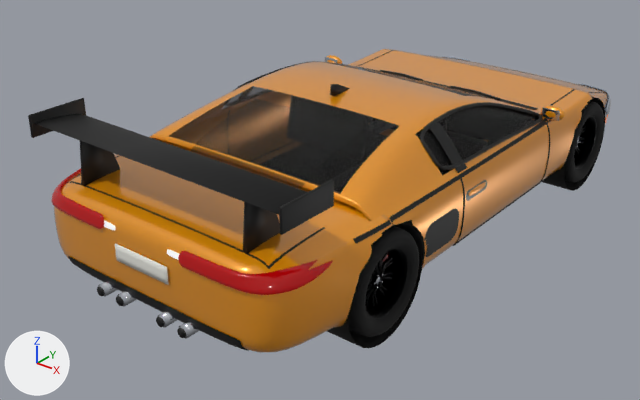
One commit to the glTF model ragdoll-crash-physics/blender/out/SportsCar.glb: the scene before it, then after it.
Before and after are seen from a 50 mm lens placed at (12.06, -17.64, 10.46), pointed at (-0.79, -1.57, 0.5). Lighting does not change. The marker at lower left points along +X, +Y and +Z. The first picture is the older version. Vertices at exactly the same position are counted once.

In view in the first picture: 'SportsCar_Body', 'SportsCar_Lights', 'SportsCar_Trim', 'SportsCar_Wheel2', 'SportsCar_Wheel4' and 1 more.
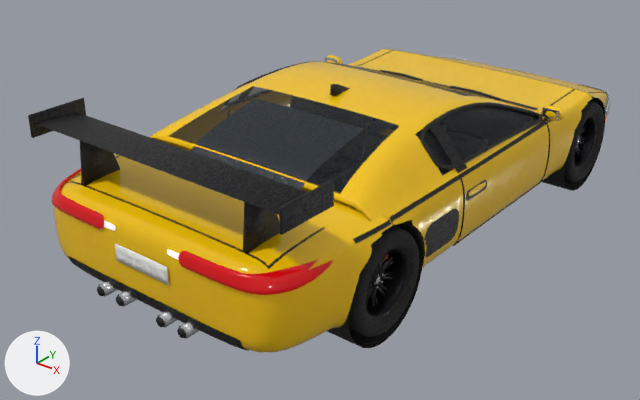
The change, as a list of edits to the scene's bpy script:
```text
Add mat_sportscar_wheel4_pbr:
    mat_sportscar_wheel4_pbr = bpy.data.materials.new('SportsCar_Wheel4_PBR')
    # uses the picture img_sportscar_wheel4_color
    # uses the picture img_sportscar_wheel4_metalness_sportscar_wheel4_roughness
    # uses the picture img_sportscar_wheel4_normal
Add mat_sportscar_wheel2_pbr:
    mat_sportscar_wheel2_pbr = bpy.data.materials.new('SportsCar_Wheel2_PBR')
    # uses the picture img_sportscar_wheel2_color
    # uses the picture img_sportscar_wheel2_metalness_sportscar_wheel2_roughness
    # uses the picture img_sportscar_wheel2_normal
Add mat_sportscar_trim_pbr:
    mat_sportscar_trim_pbr = bpy.data.materials.new('SportsCar_Trim_PBR')
    # uses the picture img_sportscar_trim_color
    # uses the picture img_sportscar_trim_metalness_sportscar_trim_roughness
    # uses the picture img_sportscar_trim_normal
Add mat_sportscar_body_pbr:
    mat_sportscar_body_pbr = bpy.data.materials.new('SportsCar_Body_PBR')
    # uses the picture img_sportscar_body_color
    # uses the picture img_sportscar_body_normal
    # uses the picture img_sportscar_body_roughness
Change me_sportscar_body:
    where me_sportscar_body.from_pydata(...)  # 4692 vertices, 9020 faces; spans x -3.8..3.8, y -8.1..8.1, z 0.3..3.7
    remove me_sportscar_body.materials.append(mat_paint)
    me_sportscar_body part 1: texture (UV) coordinates changed
    me_sportscar_body part 2: vertex colours changed
    add me_sportscar_body.materials.append(mat_sportscar_body_pbr)
Change me_sportscar_lights:
    where me_sportscar_lights.from_pydata(...)  # 1656 vertices, 3172 faces; spans x -3.5..3.5, y -8.1..8.1, z 0.8..2.5
    me_sportscar_lights part 3: 1740 faces centred in x -3.5..3.5, y -8.1..7.9, z 1.1..2.5 are repainted in the vertex colours; the middle colour goes from red #b80f16 to white #ffffff
    me_sportscar_lights part 4: 1432 faces centred in x -3.4..3.4, y -8.1..8.1, z 0.9..2.4 are repainted in the vertex colours; the middle colour goes from light grey #d5dbe2 to white #ffffff
Change me_sportscar_trim:
    where me_sportscar_trim.from_pydata(...)  # 7777 vertices, 13478 faces; spans x -3.7..3.7, y -8.3..8.1, z -0.2..4.0
    remove me_sportscar_trim.materials.append(mat_paint)
    remove me_sportscar_trim.materials.append(mat_pillarblack)
    remove me_sportscar_trim.materials.append(mat_steel)
    me_sportscar_trim part 5: 78 vertices moved within x 3.6, y -1.8..-1.1, z 2.0..2.1
    me_sportscar_trim part 6: 768 faces spanning x -3.4..3.4, y -2.5..2.3, z 2.5..3.5 switch from mat_seal to mat_sportscar_trim_pbr
    me_sportscar_trim part 7: 324 faces spanning x -3.1..3.1, y -6.0..2.5, z 0.7..2.5 switch from mat_interior to mat_sportscar_trim_pbr
    me_sportscar_trim part 8: 648 faces spanning x -2.9..2.9, y -3.5..2.9, z 0.8..2.9 switch from mat_plastic to mat_sportscar_trim_pbr
    me_sportscar_trim part 9: 648 faces spanning x -3.0..3.0, y -0.4..1.1, z 1.1..3.0 switch from mat_seat to mat_sportscar_trim_pbr
    me_sportscar_trim part 10: 1749 faces spanning x -3.7..3.7, y -8.2..8.1, z 0.7..2.8 switch from mat_chrome to mat_sportscar_trim_pbr
    me_sportscar_trim part 11: 4403 faces spanning x -3.6..3.6, y -8.3..8.1, z 0.5..4.0 switch from mat_darktrim to mat_sportscar_trim_pbr
    me_sportscar_trim part 12: 408 faces spanning x -0.8..0.8, y -8.1..8.1, z 1.2..2.0 switch from mat_plate to mat_sportscar_trim_pbr
    me_sportscar_trim part 13: 293 faces spanning x -3.6..3.6, y -1.9..-1.0, z 1.9..2.1 switch from mat_pocket to mat_sportscar_trim_pbr
    me_sportscar_trim part 14: 640 faces spanning x -1.2..3.5, y -6.1..6.1, z -0.2..2.4 switch from mat_matte to mat_sportscar_trim_pbr
    me_sportscar_trim part 15: 672 faces spanning x -1.6..1.6, y -5.4..-3.0, z 2.8..3.5 switch from mat_glass to mat_sportscar_trim_pbr
Change me_sportscar_wheel2:
    where me_sportscar_wheel2.from_pydata(...)  # 2719 vertices, 5216 faces; spans x -0.64..0.64, y -1.15..1.15, z -1.15..1.15
    remove me_sportscar_wheel2.materials.append(mat_rubber)
    remove me_sportscar_wheel2.materials.append(mat_chrome)
    remove me_sportscar_wheel2.materials.append(mat_steel)
    remove me_sportscar_wheel2.materials.append(mat_caliper)
    me_sportscar_wheel2 part 16: all 1600 faces that had it switch from mat_rim to mat_sportscar_wheel2_pbr
Change me_sportscar_wheel4:
    where me_sportscar_wheel4.from_pydata(...)  # 2719 vertices, 5216 faces; spans x -0.64..0.64, y -1.15..1.15, z -1.15..1.15
    remove me_sportscar_wheel4.materials.append(mat_steel)
    remove me_sportscar_wheel4.materials.append(mat_caliper)
    me_sportscar_wheel4 part 17: all 3024 faces that had it switch from mat_rubber to mat_sportscar_wheel4_pbr
    me_sportscar_wheel4 part 18: all 1600 faces that had it switch from mat_rim to mat_sportscar_wheel4_pbr
    me_sportscar_wheel4 part 19: all 164 faces that had it switch from mat_chrome to mat_sportscar_wheel4_pbr
    me_sportscar_wheel4 part 20: vertex colours changed
```

Boxes (x1, y1, x2, y2) around the edits, measured in the pictures (640 x 400 px; the box of a moved part takes in the faces that stretch with it):
'SportsCar_Body', recoloured, surface changed
    both: (54, 49, 607, 352)
part 3 of me_sportscar_lights, recoloured
    both: (51, 169, 333, 295)
part 4 of me_sportscar_lights, recoloured
    both: (104, 56, 611, 260)
part 5 of me_sportscar_trim, moved or reshaped
    before: (469, 180, 485, 196)
    after: (467, 180, 485, 197)
part 6 of me_sportscar_trim, edited (looks the same)
    both: (225, 61, 543, 170)
part 7 of me_sportscar_trim, edited (looks the same)
    both: (307, 106, 535, 256)
part 8 of me_sportscar_trim, recoloured
    both: (320, 67, 538, 193)
part 9 of me_sportscar_trim, edited (looks the same)
    both: (290, 95, 488, 175)
part 10 of me_sportscar_trim, recoloured
    both: (101, 57, 609, 334)
part 11 of me_sportscar_trim, recoloured
    both: (35, 50, 605, 351)
part 12 of me_sportscar_trim, edited (looks the same)
    both: (115, 243, 169, 285)
part 13 of me_sportscar_trim, recoloured
    both: (466, 181, 487, 201)
part 14 of me_sportscar_trim, edited (looks the same)
    both: (327, 83, 605, 348)
part 15 of me_sportscar_trim, recoloured
    after: (191, 98, 365, 189)
part 16 of me_sportscar_wheel2, recoloured
    both: (575, 122, 597, 167)
part 17 of me_sportscar_wheel4, edited (looks the same)
    both: (348, 226, 419, 337)
part 18 of me_sportscar_wheel4, recoloured
    both: (365, 253, 408, 319)
part 19 of me_sportscar_wheel4, recoloured
    both: (372, 273, 384, 289)
